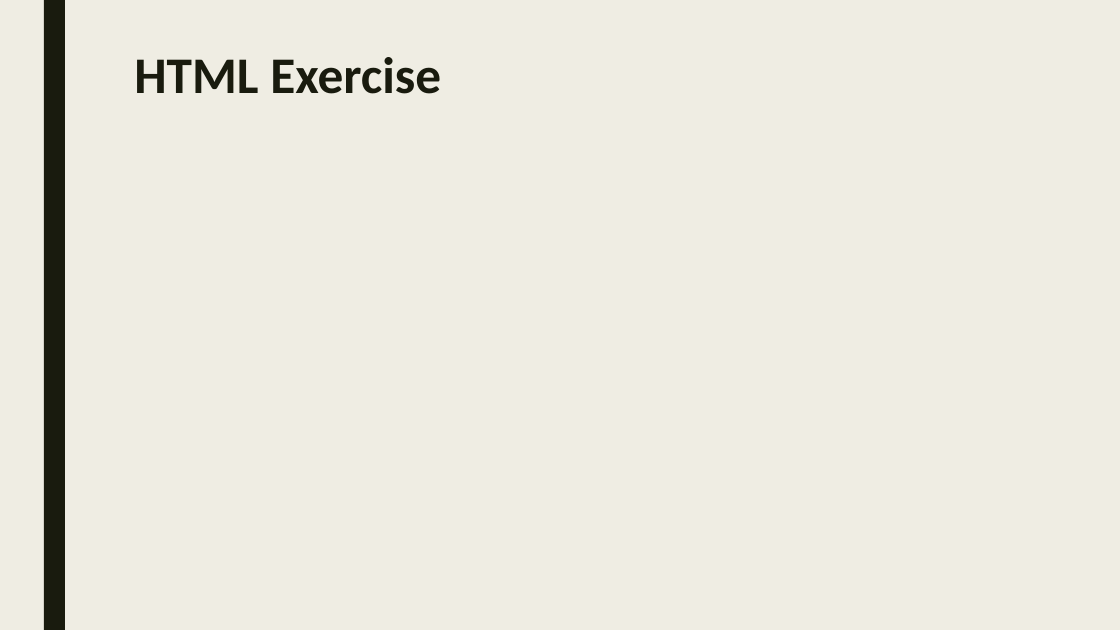
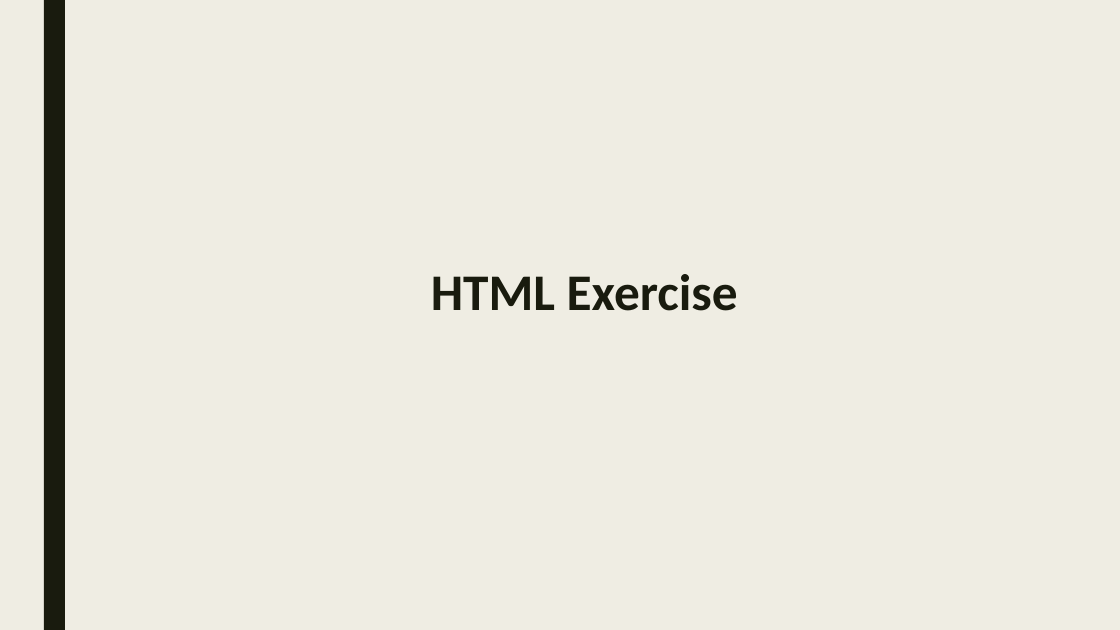
Before and after one commit to sayyidkhan/web_intro_2022, a slide deck: slide 26 of ppt/WY added.pptx (slide 9 before the commit). Drawn at 1120x630 pixels with LibreOffice and Linux fonts; fonts in the diff are those of the drawing. Boxes give left, top, right and bottom in pixels: in the first picture for what was removed or moved away, otherwise in the second. Text is boxed around its words. In the diff, an @@ line names an element or a change of style, - is before the commit and + after.

Commit message:
Completed missing content & exercise from previous 5 slides
The original 5 ppt didn't have all the HTML tags, CSS selector, JS interactions included.
I created a separate file to address the necessary content.

```diff
--- a/ppt/WY added.pptx
+++ b/ppt/WY added.pptx
@@ title "HTML Exercise" moved from (x1=134, y1=57, x2=441, y2=94) to (x1=431, y1=274, x2=738, y2=311) @@
@@ title "HTML Exercise" at (x1=431, y1=274, x2=738, y2=311): alignment left to centre @@
```
Also in this commit, not shown: 3 other slides changed, 23 slides added, 1 other file.
